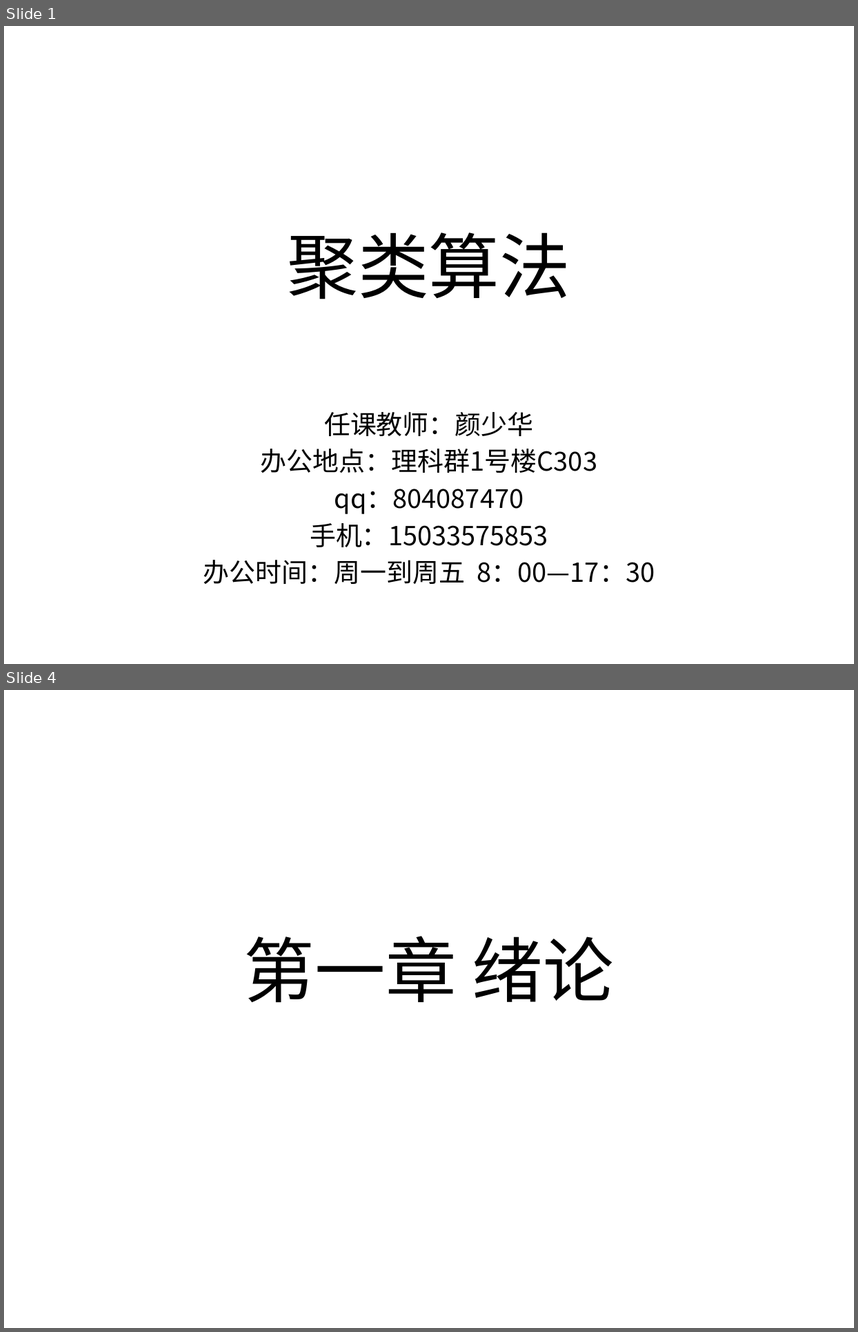
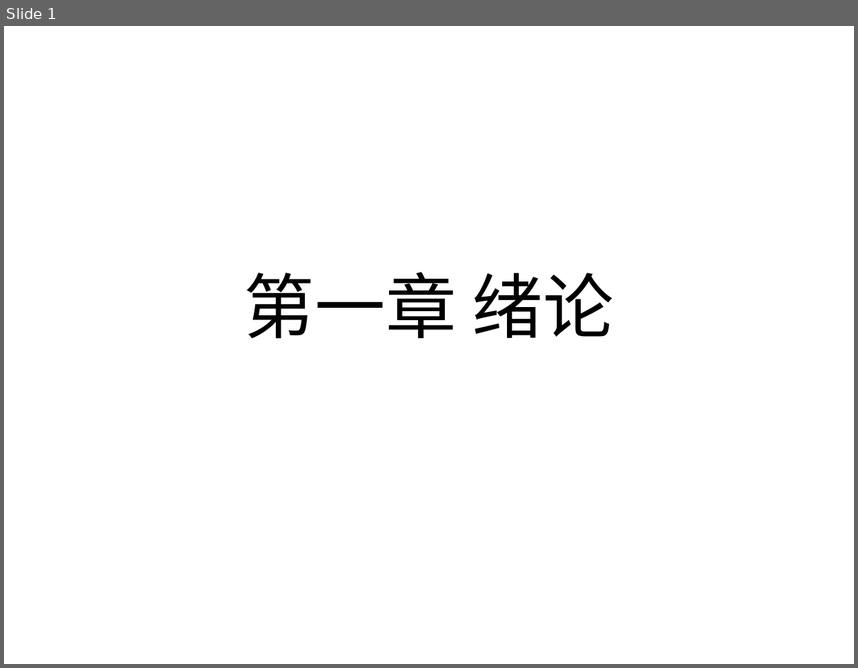
Before and after one commit to edu2act/course-cluster, a slide deck: ch1/第一章 绪论.pptx. Shown one above the other, each under a label of ours: slides 1 and 4 before the commit, slide 1 after it; the slides between them are not shown. The pictures are 858x1332 and 858x668 pixels, drawn with LibreOffice and Linux fonts; fonts in the diff are those of the drawing. Boxes give left, top, right and bottom in pixels: in the first picture for what was removed or moved away, otherwise in the second. Text is boxed around its words. In the diff, an @@ line names an element or a change of style, - is before the commit and + after.

```diff
--- a/ch1/第一章 绪论.pptx
+++ b/ch1/第一章 绪论.pptx
@@ slide 1 removed at [4, 26, 854, 664], background #FFFFFF @@
@@ title removed at [288, 232, 571, 299] @@
-聚类算法
@@ subtitle removed at [203, 412, 655, 584] @@
-任课教师：颜少华
-办公地点：理科群1号楼C303
-qq：804087470
-手机：15033575853
-办公时间：周一到周五 8：00—17：30
@@ what was slide 4 is now slide 1 @@
```
Also in this commit, not shown: 1 slide changed, 2 other slides removed, 1 other file.
